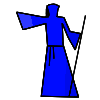
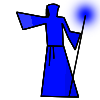
Layered file, before and after one edit (100 x 100). Changes by layer:
added layer "Layer 34" above "Layer 29" over [64, 0, 100, 36]
